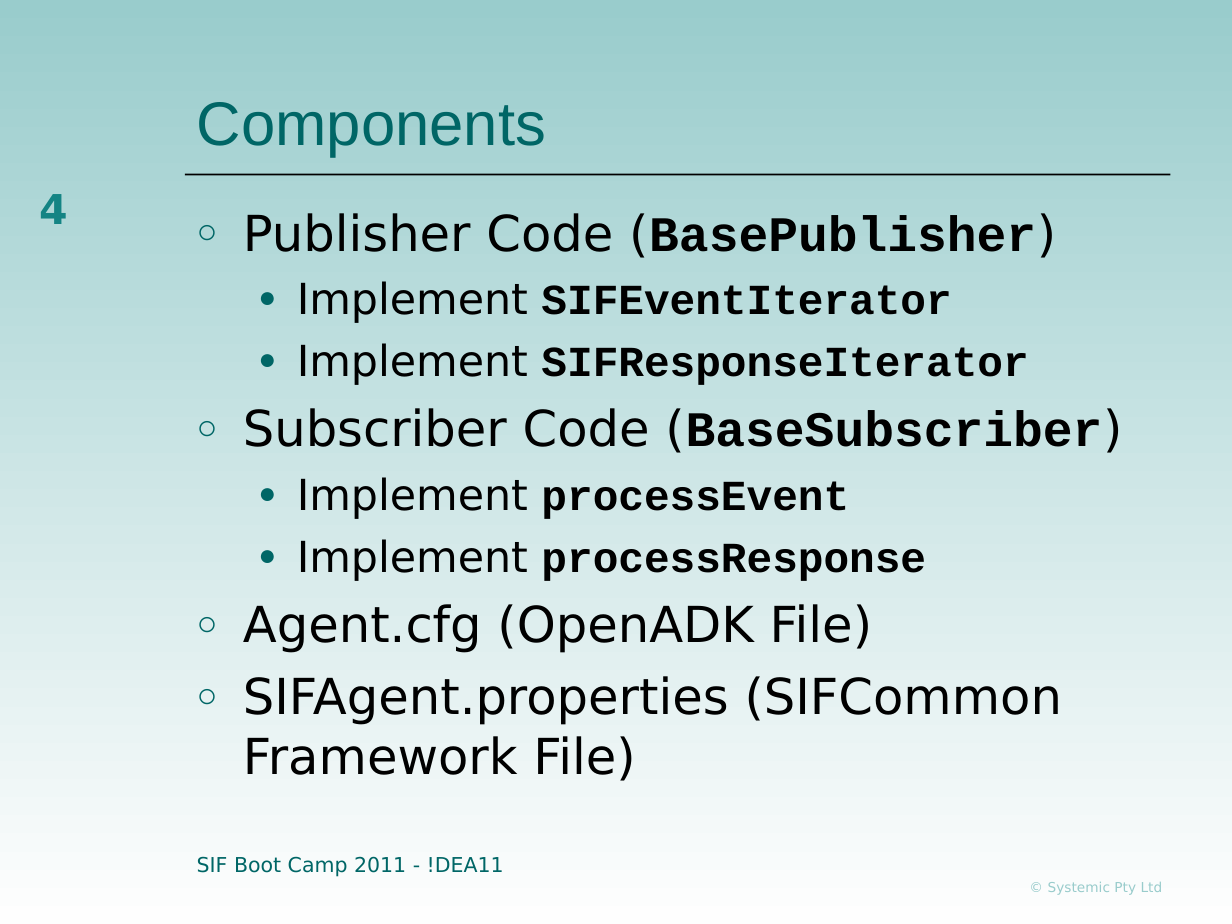
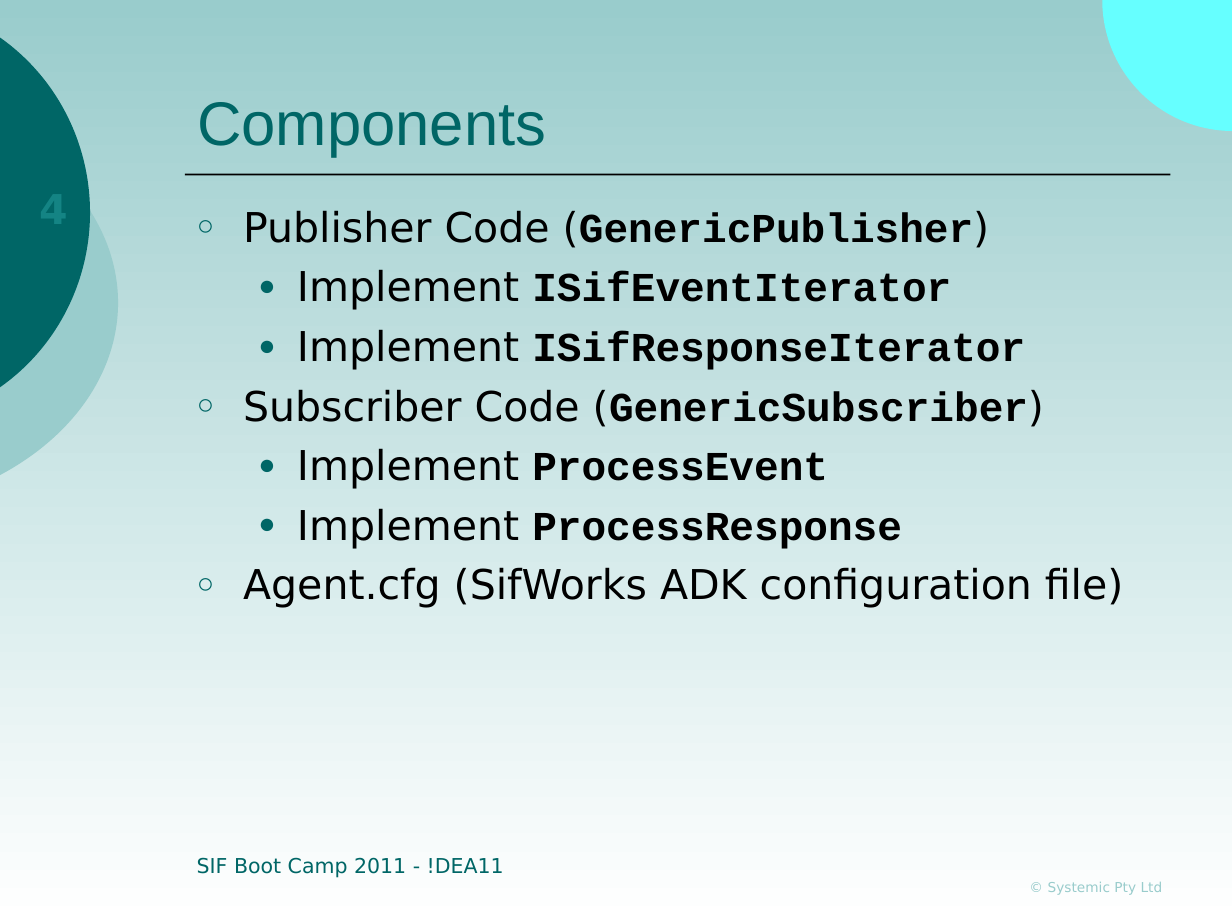
Before and after one commit to nsip/SifBootCamp-dotNet, a slide deck: slide 4 of Documentation/Presentations/05-Agent Development-CSharp.ppt. Drawn at 1232x924 pixels with LibreOffice and Linux fonts; fonts in the diff are those of the drawing; background and template pictures are left out. Boxes give left, top, right and bottom in pixels: in the first picture for what was removed or moved away, otherwise in the second. Text is boxed around its words. In the diff, an @@ line names an element or a change of style, - is before the commit and + after.

```diff
--- a/Documentation/Presentations/05-Agent Development-CSharp.ppt
+++ b/Documentation/Presentations/05-Agent Development-CSharp.ppt
@@ background gradient #99CCCC to #FEFEFE to gradient #99CCCC to #FFFFFF @@
@@ outline redrawn in 3 elements at bbox=[1103, 0, 1232, 132], bbox=[0, 92, 118, 514], bbox=[0, 0, 90, 425] @@
@@ page number rewrapped from bbox=[39, 194, 68, 224] to bbox=[4, 181, 80, 239] @@
@@ text at bbox=[243, 210, 1124, 608]: text changed; size 29 to 24 pt @@
-○ Publisher Code (BasePublisher)
-  ● Implement SIFEventIterator
-  ● Implement SIFResponseIterator
-○ Subscriber Code (BaseSubscriber)
-  ● Implement processEvent
-  ● Implement processResponse
-○ Agent.cfg (OpenADK File)
-○ SIFAgent.properties (SIFCommon Framework File)
+○ Publisher Code (GenericPublisher)
+  ● Implement ISifEventIterator
+  ● Implement ISifResponseIterator
+○ Subscriber Code (GenericSubscriber)
+  ● Implement ProcessEvent
+  ● Implement ProcessResponse
+○ Agent.cfg (SifWorks ADK configuration file)
```
Also in this commit, not shown: 4 other slides changed, 3 slides removed, 1 other file.
